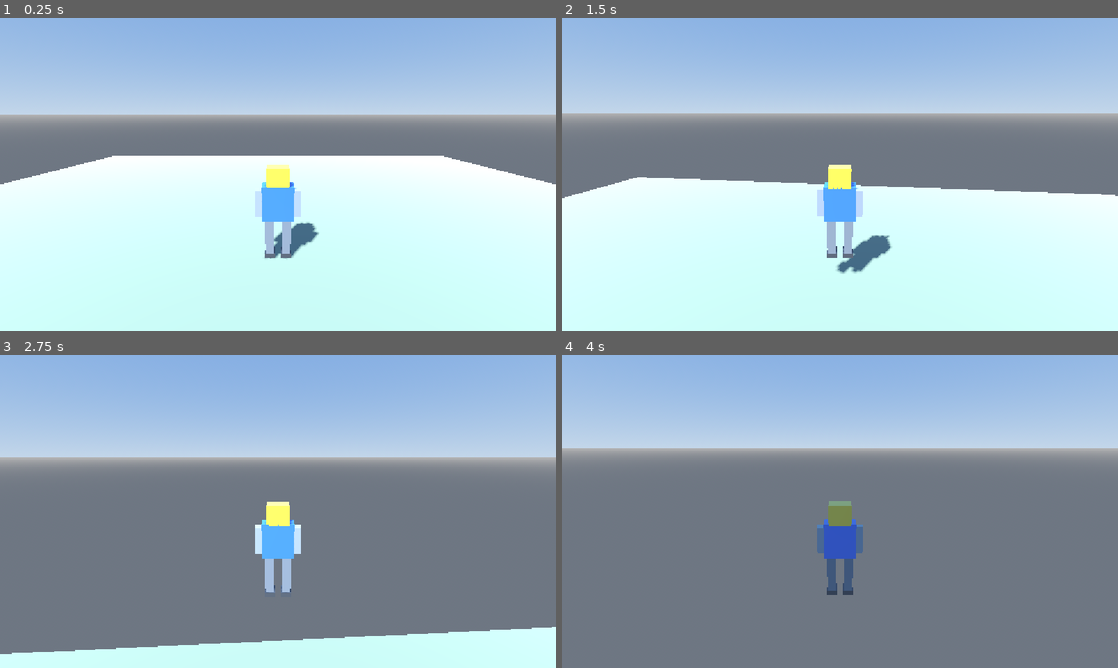
Above: before the commit, frames 1-4 (two rows, left to right).
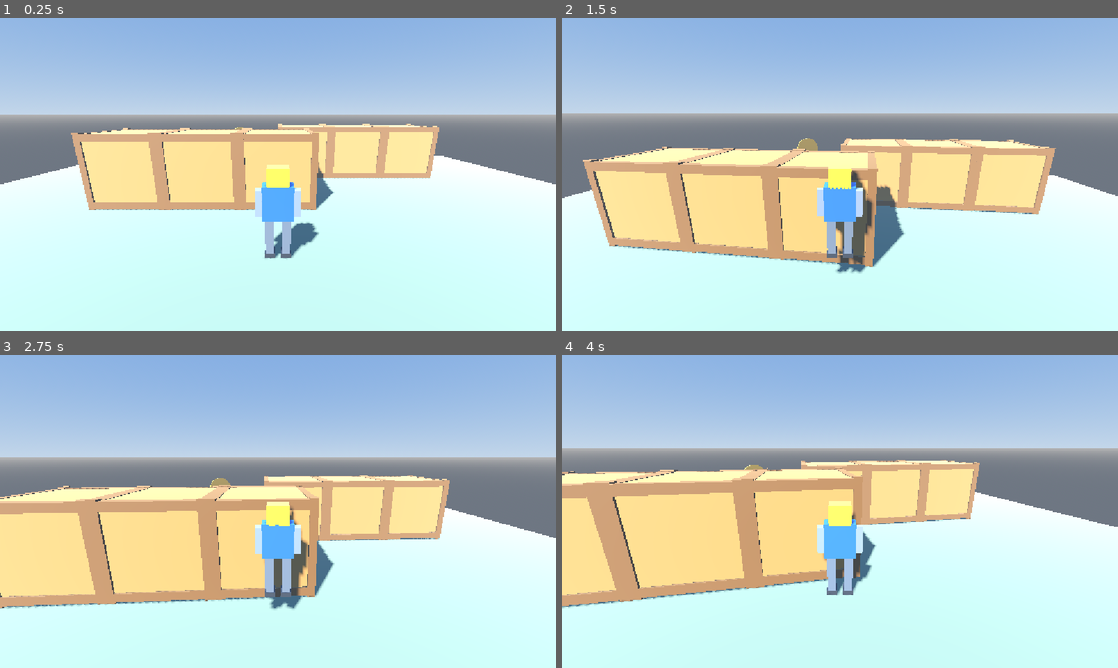
Above: after the commit, the same moments.

Repository: JERCYQUE/3d-ai-game
Game: Godot game, scene res://main_3d.tscn
The game is run twice, just before and just after one commit, with the same random seed, the same clock (stepped at 60 frames per second) and the same inputs.
Inputs (mouse positions are in pixels of both pictures, inside the frame that each line leads up to):
- Up to frame 1 (0.25 s): no input
- Up to frame 2 (1.5 s): tap Enter at 0.5 s; move the mouse to (867, 174) at 0.52 s; hold W (move_forward) from 0.53 s (still down); tap Space (jump) at 0.6, 0.77, 1.07, 1.35 s; click (867, 174) at 0.67 s; move the mouse to (812, 174) at 1.27 s; click (812, 174) at 1.42 s
- Up to frame 3 (2.75 s): keep holding W (move_forward); tap Space (jump) at 1.52, 1.82, 2.1 s; move the mouse to (289, 505) at 2.02 s; click (289, 505) at 2.17 s
- Up to frame 4 (4 s): keep holding W (move_forward); move the mouse to (834, 517) at 2.77 s; tap Space (jump) at 2.85, 3.02, 3.32, 3.6, 3.77 s; click (834, 517) at 2.92 s; move the mouse to (878, 514) at 3.52 s; click (878, 514) at 3.67 s

The runs differ from the first frame. In frame 1, 14% of the frame differs, in the area x 12-79%, y 33-62%; in frame 2, 24%; in frame 3, 46%; in frame 4, 61%, in the area x 0-100%, y 33-100%.

Commit message:
feat: crate maze level, spinning coin, camera collision and zoom
- models/obstacle.glb: 2x2x2 wooden crate (156 tris) built and exported from Blender
- models/player_robot.blend: editable Blender source of the robot
- main_3d.tscn: six crate walls in two rows, six StaticBody3D box colliders,
  spinning coin goal at the end of the maze
- player_3d.gd: SpringArm3D collision (mask 1, player excluded), wheel zoom
  (1.2..8 m), mouse look kept
- scripts/coin.gd, materials/coin_gold.tres
- docs: maze and coin screenshots

Diff:
--- a/main_3d.tscn
+++ b/main_3d.tscn
@@ -1,6 +1,9 @@
 [gd_scene format=3 uid="uid://jt3vcblnxgep"]
 
-[ext_resource type="PackedScene" path="res://player_3d.tscn" id="1_player"]
+[ext_resource type="PackedScene" uid="uid://dk8x7aa5yuxfp" path="res://player_3d.tscn" id="1_player"]
+[ext_resource type="PackedScene" uid="uid://bcsd681xfdsd0" path="res://models/obstacle.glb" id="2_nrwyk"]
+[ext_resource type="Script" uid="uid://ccmf56vx32pow" path="res://scripts/coin.gd" id="3_2wc1w"]
+[ext_resource type="Material" uid="uid://c1kvuwt0bewa5" path="res://materials/coin_gold.tres" id="4_8jj3j"]
 
 [sub_resource type="ProceduralSkyMaterial" id="ProceduralSkyMaterial_sky"]
 sky_top_color = Color(0.25, 0.45, 0.78, 1)
@@ -33,6 +36,28 @@
 [sub_resource type="BoxShape3D" id="BoxShape3D_floor"]
 size = Vector3(20, 1, 20)
 
+[sub_resource type="BoxShape3D" id="BoxShape3D_wiwsh"]
+size = Vector3(2, 2, 2)
+
+[sub_resource type="BoxShape3D" id="BoxShape3D_xofcu"]
+size = Vector3(2, 2, 2)
+
+[sub_resource type="BoxShape3D" id="BoxShape3D_vipva"]
+size = Vector3(2, 2, 2)
+
+[sub_resource type="BoxShape3D" id="BoxShape3D_et6uk"]
+size = Vector3(2, 2, 2)
+
+[sub_resource type="BoxShape3D" id="BoxShape3D_wi601"]
+size = Vector3(2, 2, 2)
+
+[sub_resource type="BoxShape3D" id="BoxShape3D_xjxh8"]
+size = Vector3(2, 2, 2)
+
+[sub_resource type="CylinderMesh" id="CylinderMesh_238tj"]
+height = 0.08
+radial_segments = 32
+
 [node name="Main3D" type="Node3D" unique_id=1528576449]
 
 [node name="Sun" type="DirectionalLight3D" parent="." unique_id=1935361615]
@@ -56,3 +81,66 @@
 
 [node name="Player" parent="." unique_id=686785173 instance=ExtResource("1_player")]
 transform = Transform3D(1, 0, 0, 0, 1, 0, 0, 0, 1, 0, 0.1, 0)
+
+[node name="Wall1" type="StaticBody3D" parent="." unique_id=538348586]
+transform = Transform3D(1, 0, 0, 0, 1, 0, 0, 0, 1, -4, 0, -3)
+
+[node name="CollisionShape3D" type="CollisionShape3D" parent="Wall1" unique_id=1411799551]
+transform = Transform3D(1, 0, 0, 0, 1, 0, 0, 0, 1, 0, 1, 0)
+shape = SubResource("BoxShape3D_wiwsh")
+
+[node name="Crate" parent="Wall1" unique_id=1571719286 instance=ExtResource("2_nrwyk")]
+
+[node name="Wall2" type="StaticBody3D" parent="." unique_id=383005725]
+transform = Transform3D(1, 0, 0, 0, 1, 0, 0, 0, 1, -2, 0, -3)
+
+[node name="Crate" parent="Wall2" unique_id=453813417 instance=ExtResource("2_nrwyk")]
+
+[node name="CollisionShape3D" type="CollisionShape3D" parent="Wall2" unique_id=2001537741]
+transform = Transform3D(1, 0, 0, 0, 1, 0, 0, 0, 1, 0, 1, 0)
+shape = SubResource("BoxShape3D_xofcu")
+
+[node name="Wall3" type="StaticBody3D" parent="." unique_id=1901011881]
+transform = Transform3D(1, 0, 0, 0, 1, 0, 0, 0, 1, 0, 0, -3)
+
+[node name="Crate" parent="Wall3" unique_id=282651299 instance=ExtResource("2_nrwyk")]
+
+[node name="CollisionShape3D" type="CollisionShape3D" parent="Wall3" unique_id=1143852324]
+transform = Transform3D(1, 0, 0, 0, 1, 0, 0, 0, 1, 0, 1, 0)
+shape = SubResource("BoxShape3D_vipva")
+
+[node name="Wall4" type="StaticBody3D" parent="." unique_id=725918310]
+transform = Transform3D(1, 0, 0, 0, 1, 0, 0, 0, 1, 1, 0, -6)
+
+[node name="Crate" parent="Wall4" unique_id=947380397 instance=ExtResource("2_nrwyk")]
+
+[node name="CollisionShape3D" type="CollisionShape3D" parent="Wall4" unique_id=73119101]
+transform = Transform3D(1, 0, 0, 0, 1, 0, 0, 0, 1, 0, 1, 0)
+shape = SubResource("BoxShape3D_et6uk")
+
+[node name="Wall5" type="StaticBody3D" parent="." unique_id=855802689]
+transform = Transform3D(1, 0, 0, 0, 1, 0, 0, 0, 1, 3, 0, -6)
+
+[node name="Crate" parent="Wall5" unique_id=1892140505 instance=ExtResource("2_nrwyk")]
+
+[node name="CollisionShape3D" type="CollisionShape3D" parent="Wall5" unique_id=1204176285]
+transform = Transform3D(1, 0, 0, 0, 1, 0, 0, 0, 1, 0, 1, 0)
+shape = SubResource("BoxShape3D_wi601")
+
+[node name="Wall6" type="StaticBody3D" parent="." unique_id=1358443974]
+transform = Transform3D(1, 0, 0, 0, 1, 0, 0, 0, 1, 5, 0, -6)
+
+[node name="Crate" parent="Wall6" unique_id=1139327943 instance=ExtResource("2_nrwyk")]
+
+[node name="CollisionShape3D" type="CollisionShape3D" parent="Wall6" unique_id=12613015]
+transform = Transform3D(1, 0, 0, 0, 1, 0, 0, 0, 1, 0, 1, 0)
+shape = SubResource("BoxShape3D_xjxh8")
+
+[node name="Coin" type="Node3D" parent="." unique_id=33963324]
+transform = Transform3D(1, 0, 0, 0, 1, 0, 0, 0, 1, -2, 1.3, -8.5)
+script = ExtResource("3_2wc1w")
+
+[node name="Disc" type="MeshInstance3D" parent="Coin" unique_id=1438490246]
+transform = Transform3D(1, 0, 0, 0, -4.371139e-08, -1, 0, 1, -4.371139e-08, 0, 0, 0)
+material_override = ExtResource("4_8jj3j")
+mesh = SubResource("CylinderMesh_238tj")
--- /dev/null
+++ b/materials/coin_gold.tres
@@ -0,0 +1,6 @@
+[gd_resource type="StandardMaterial3D" format=3 uid="uid://c1kvuwt0bewa5"]
+
+[resource]
+albedo_color = Color(0.9607843, 0.77254903, 0.25882354, 1)
+metallic = 0.9
+roughness = 0.25
--- a/player_3d.tscn
+++ b/player_3d.tscn
@@ -21,7 +21,7 @@
 
 [node name="SpringArm3D" type="SpringArm3D" parent="." unique_id=146732750]
 transform = Transform3D(1, 0, 0, 0, 0.9659258, 0.25881904, 0, -0.25881904, 0.9659258, 0, 1.5, 0)
-collision_mask = 0
+collision_mask = 1
 spring_length = 3.6
 margin = 0.2
 
--- /dev/null
+++ b/scripts/coin.gd
@@ -0,0 +1,7 @@
+extends Node3D
+## Spinning collectible coin.
+
+@export var spin_speed: float = 2.5
+
+func _process(delta: float) -> void:
+	rotate_y(spin_speed * delta)
--- a/scripts/player_3d.gd
+++ b/scripts/player_3d.gd
@@ -1,7 +1,7 @@
 extends CharacterBody3D
 ## Third-person character controller.
-## Mouse-look camera (SpringArm3D), gravity, camera-relative WASD,
-## smooth turn toward the movement direction, Space to jump.
+## Mouse-look camera (SpringArm3D) that collides with the level, wheel zoom,
+## gravity, camera-relative WASD, smooth turn toward movement, Space to jump.
 
 @export var move_speed: float = 5.0
 @export var acceleration: float = 14.0
@@ -11,6 +11,9 @@
 @export var mouse_sensitivity: float = 0.12
 @export var min_pitch: float = -70.0
 @export var max_pitch: float = 15.0
+@export var zoom_step: float = 0.4
+@export var min_zoom: float = 1.2
+@export var max_zoom: float = 8.0
 
 @onready var _arm: SpringArm3D = $SpringArm3D
 @onready var _visual: Node3D = $Visual
@@ -21,6 +24,10 @@
 
 func _ready() -> void:
 	_pitch = _arm.rotation_degrees.x
+	# The arm must not collide with the character it is attached to,
+	# otherwise it snaps onto its own capsule and the camera glues to the head.
+	_arm.add_excluded_object(self)
+	_arm.collision_mask = 1
 	Input.mouse_mode = Input.MOUSE_MODE_CAPTURED
 
 
@@ -33,10 +40,16 @@
 		_pitch = clampf(_pitch - motion.relative.y * mouse_sensitivity, min_pitch, max_pitch)
 		_arm.rotation_degrees.x = _pitch
 		get_viewport().set_input_as_handled()
+	elif event is InputEventMouseButton and event.pressed:
+		var button: InputEventMouseButton = event
+		if button.button_index == MOUSE_BUTTON_WHEEL_UP:
+			_arm.spring_length = clampf(_arm.spring_length - zoom_step, min_zoom, max_zoom)
+		elif button.button_index == MOUSE_BUTTON_WHEEL_DOWN:
+			_arm.spring_length = clampf(_arm.spring_length + zoom_step, min_zoom, max_zoom)
+		else:
+			Input.mouse_mode = Input.MOUSE_MODE_CAPTURED
 	elif event.is_action_pressed("ui_cancel"):
 		Input.mouse_mode = Input.MOUSE_MODE_VISIBLE
-	elif event is InputEventMouseButton and event.pressed:
-		Input.mouse_mode = Input.MOUSE_MODE_CAPTURED
 
 
 func _physics_process(delta: float) -> void:
Binary file added: docs/coin-player.png
Binary file added: docs/maze-player.png
Binary file added: models/obstacle.glb
Not shown, added: models/obstacle.glb.import
Not shown, added: scripts/coin.gd.uid
Not shown, added: models/player_robot.blend
